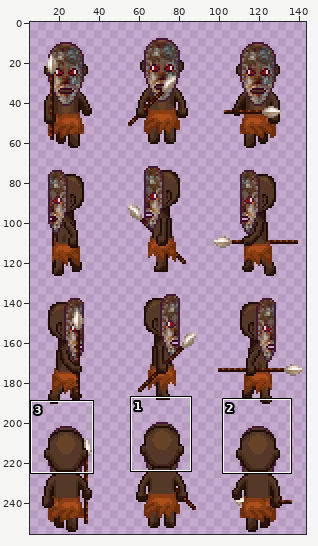
Edited in one commit: sprite sheet (sprite/character/tribal/PNG/48x64/tribal_warrior_m-SWEN.png). Above, an overview of the earlier version with the close-up marked.
Close-up. Before the edit:
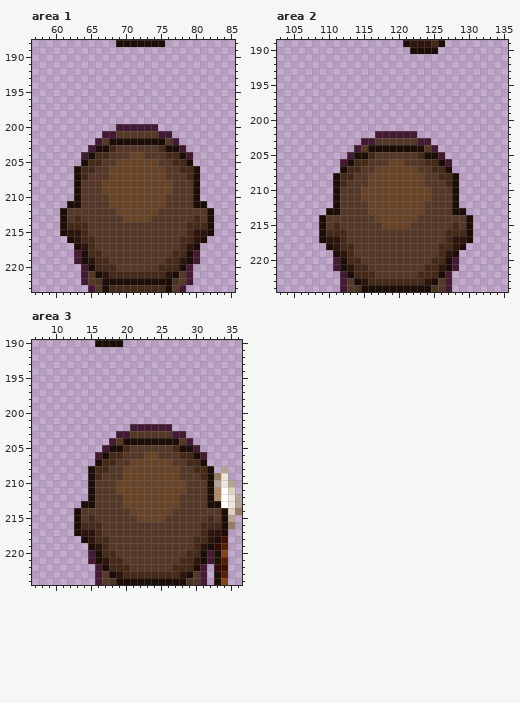
The file is 144x256 pixels. Colours within 5 levels of each other are drawn and written as one. Shown: area 1: x 57..85, y 188..223; area 2: x 103..135, y 189..224; area 3: x 7..36, y 190..224. The wide view leaves out empty margins. The commit also changed other parts of the picture, which this record leaves out.
The result:
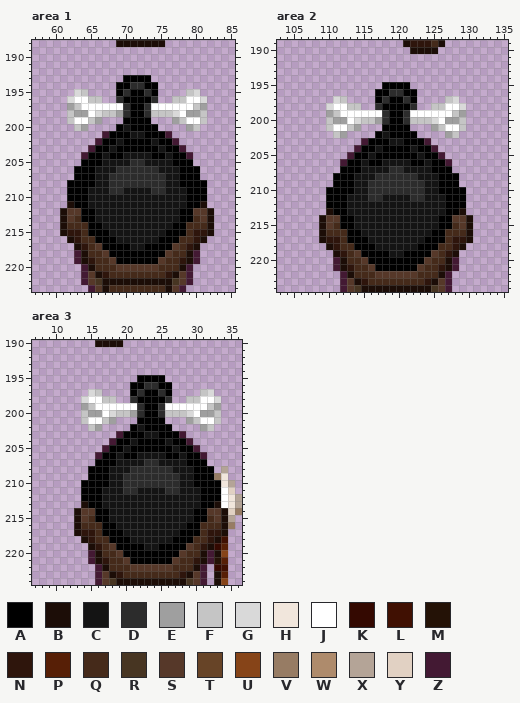
Palette (. is transparent): A #000000  B #1c0d07  C #141414  D #2c2c2c  E #9f9f9f  F #c5c5c5  G #d9d9d9  H #f1e6dc  J #ffffff  K #340901  L #401002  M #241206  N #2e150c  P #571f06  Q #452a1a  R #473522  S #563829  T #674427  U #864418  V #977c64  W #ae8b6c  X #b4a497  Y #e1d1c3  Z #431933
Edits made:
Changed rows in their new state; - is an unchanged pixel.
Area 1:
first column x 62:
193 --------AAAA--------
194 -------AADDAA-------
195 -GF----ADAADA----FG-
196 GJJFF--DAAAAD--FFJJG
197 EFJJJJJJDAADJJJJJJFE
198 FEEJGFFEDAADFFFGJEEF
199 FJJFE---AAAA---EFJJF
200 -FE----ACAAAA----EF-
201 ------AAACCAAA------
202 -----AACAAAACAA-----
203 ----AACAAAAAACAA----
204 ---AACAACCCCAACAA---
205 --AAACCCCDDCCCCAAA--
206 -AAACCCDDDDDDCCCAAA-
207 -AAACCDDDDDDDDCCAAA-
208 AAAACCDDDDDDDDCCAAAA
209 AAACCCDDCCCCDDCCCAAA
210 AAACCCCCCCCCCCCCCAAA
211 -AACCCCCCCCCCCCCCAA-
212 --AACCCCCCCCCCCCAA--
213 --AACCCCCCCCCCCCAA--
214 ---AACCCCCCCCCCAA---
215 ---AAACCCCCCCCAAA---
216 ----AAACCCCCCAAA----
217 -----AAAACCAAAA-----
218 ------AAAAAAAA------
219 -------AAAAAA-------
Area 2:
first column x 110:
195 --------AAAA--------
196 -------AADDAA-------
197 -GF----ADAADA----FG-
198 GJJFF--DAAAAD--FFJJG
199 EFJJJJJJDAADJJJJJJFE
200 FEEJGFFEDAADFFFGJEEF
201 FJJFE---AAAA---EFJJF
202 -FE----ACAAAA----EF-
203 ------AAACCAAA------
204 -----AACAAAACAA-----
205 ----AACAAAAAACAA----
206 ---AACAACCCCAACAA---
207 --AAACCCCDDCCCCAAA--
208 -AAACCCDDDDDDCCCAAA-
209 -AAACCDDDDDDDDCCAAA-
210 AAAACCDDDDDDDDCCAAAA
211 AAACCCDDCCCCDDCCCAAA
212 AAACCCCCCCCCCCCCCAAA
213 -AACCCCCCCCCCCCCCAA-
214 --AACCCCCCCCCCCCAA--
215 --AACCCCCCCCCCCCAA--
216 ---AACCCCCCCCCCAA---
217 ---AAACCCCCCCCAAA---
218 ----AAACCCCCCAAA----
219 -----AAAACCAAAA-----
220 ------AAAAAAAA------
221 -------AAAAAA-------
Area 3:
first column x 14:
195 --------AAAA--------
196 -------AADDAA-------
197 -GF----ADAADA----FG-
198 GJJFF--DAAAAD--FFJJG
199 EFJJJJJJDAADJJJJJJFE
200 FEEJGFFEDAADFFFGJEEF
201 FJJFE---AAAA---EFJJF
202 -FE----ACAAAA----EF-
203 ------AAACCAAA------
204 -----AACAAAACAA-----
205 ----AACAAAAAACAA----
206 ---AACAACCCCAACAA---
207 --AAACCCCDDCCCCAAA--
208 -AAACCCDDDDDDCCCAAA-
209 -AAACCDDDDDDDDCCAAA-
210 AAAACCDDDDDDDDCCAAAA
211 AAACCCDDCCCCDDCCCAAA
212 AAACCCCCCCCCCCCCCAAA
213 -AACCCCCCCCCCCCCCAA-
214 --AACCCCCCCCCCCCAA--
215 --AACCCCCCCCCCCCAA--
216 ---AACCCCCCCCCCAA---
217 ---AAACCCCCCCCAAA---
218 ----AAACCCCCCAAA----
219 -----AAAACCAAAA-----
220 ------AAAAAAAA------
221 -------AAAAAA-------
